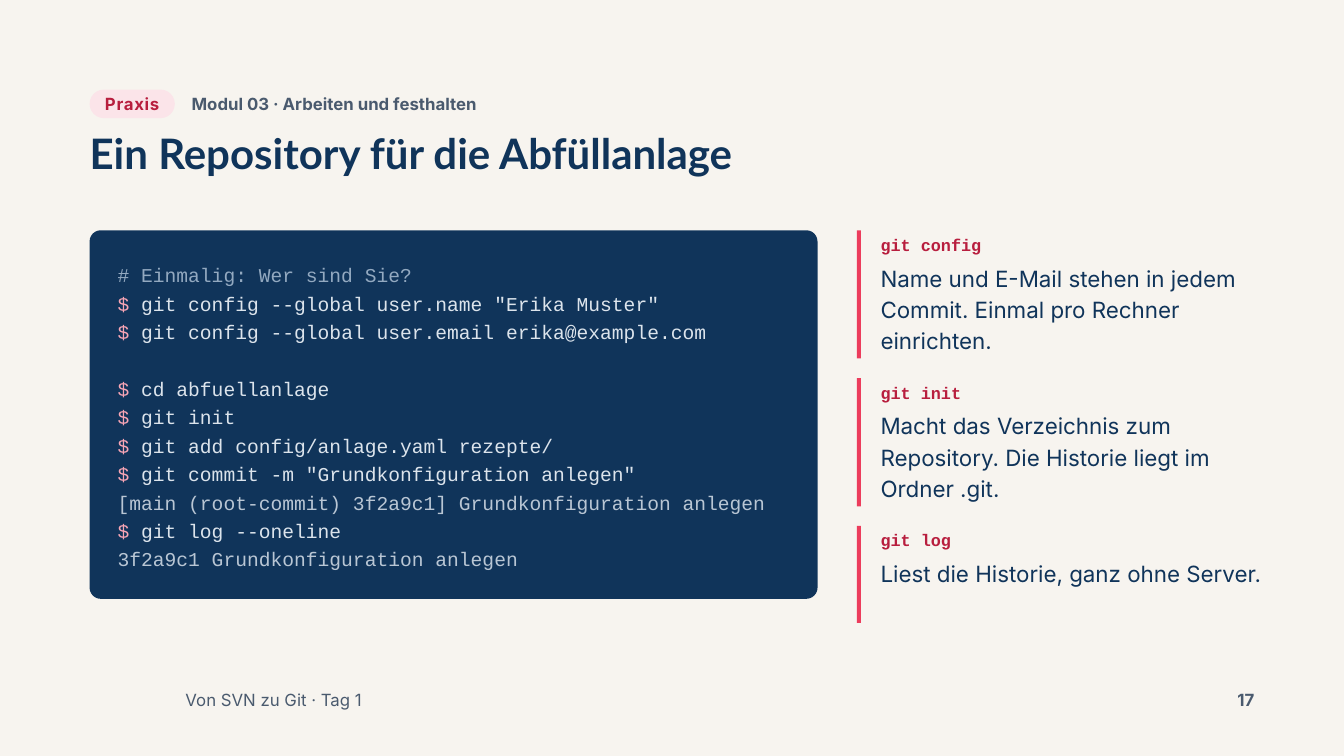
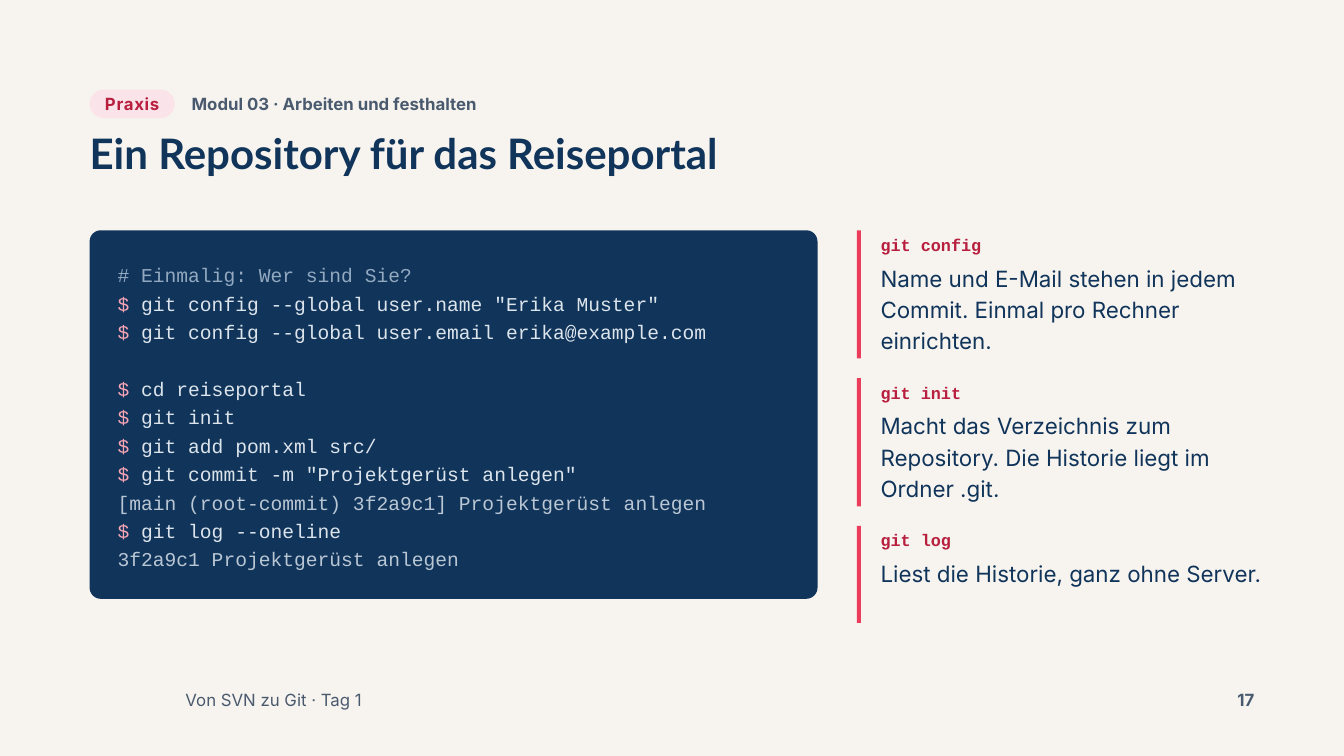
Before and after one commit to AndreasSchoenfeldUser/Von-SVN-zu-Git-Workshop, a slide deck: slide 17 of slides/pptx/tag1.pptx. Drawn at 1344x756 pixels with LibreOffice and Linux fonts; fonts in the diff are those of the drawing; background and template pictures are left out. Boxes give left, top, right and bottom in pixels: in the first picture for what was removed or moved away, otherwise in the second. Text is boxed around its words. In the diff, an @@ line names an element or a change of style, - is before the commit and + after.

```diff
--- a/slides/pptx/tag1.pptx
+++ b/slides/pptx/tag1.pptx
@@ title at box(90, 137, 717, 176): text changed @@
-Ein Repository für die Abfüllanlage
+Ein Repository für das Reiseportal
@@ text at box(141, 382, 306, 400): text changed @@
-$ cd abfuellanlage
+$ cd reiseportal
@@ text at box(118, 439, 706, 514): text changed @@
-$ git add config/anlage.yaml rezepte/
-$ git commit -m "Grundkonfiguration anlegen"
-[main (root-commit) 3f2a9c1] Grundkonfiguration anlegen
+$ git add pom.xml src/
+$ git commit -m "Projektgerüst anlegen"
+[main (root-commit) 3f2a9c1] Projektgerüst anlegen
@@ text at box(118, 553, 459, 570): text changed @@
-3f2a9c1 Grundkonfiguration anlegen
+3f2a9c1 Projektgerüst anlegen
```
Also in this commit, not shown: 18 other slides changed, 45 other files.
